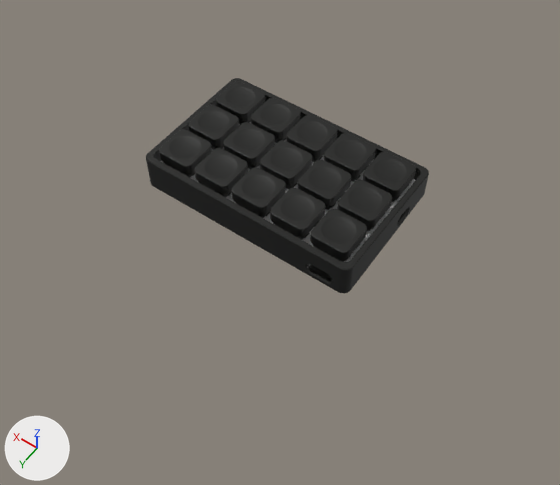
A saved change to the Blender file case/case.blend.
Rendered twice from a 50 mm lens placed at (-80.0, 155.0, 241.0), pointed at (42.0, -17.0, -29.0). The axes (+X, +Y, +Z) are drawn at lower left. The lights are the same throughout.

Objects in the first picture: 'Cube', 'briquet-rounded', 'case', 'kailh lp choc burnt orange'.
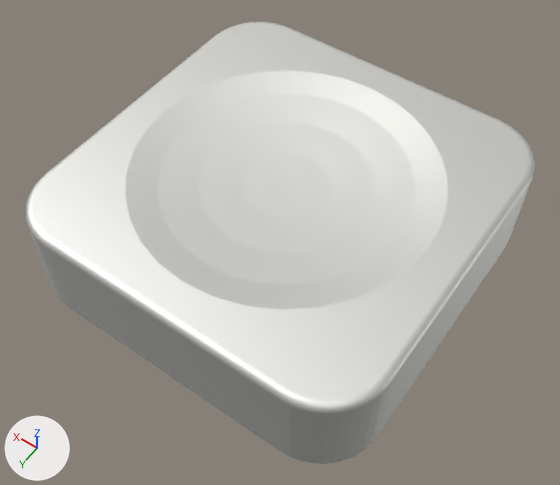
Location of each change, (x1, y1, x2, y2) in pixels of the pictures (560 x 485 px):
```json
{"object": "Cube", "change": "recoloured, moved, turned, rescaled, modifiers changed", "before": [159, 81, 416, 260], "after": [25, 22, 535, 464]}
{"object": "case", "change": "hidden", "before": [146, 78, 429, 293], "on screen": "black"}
{"object": "briquet-rounded", "change": "hidden", "before": [161, 122, 416, 262]}
{"object": "kailh lp choc burnt orange", "change": "hidden", "before": [163, 118, 409, 262], "on screen": "black"}
```

Scene script edits in JSON lines:
```json
{"op": "add", "block": "mat_nylon_6_6__white", "code": ["mat_nylon_6_6__white = principled_material('Nylon 6-6 (White)')", "mat_nylon_6_6__white.base_color = (0.973, 0.969, 0.929)  # white #fcfbf7", "mat_nylon_6_6__white.metallic = 1.0", "mat_nylon_6_6__white.roughness = 0.553", "mat_nylon_6_6__white.specular_ior_level = 1.0"]}
{"block": "me_cube_008", "where": "me_cube_008.from_pydata(...)  # 659 vertices, 615 faces; spans x -8.5..8.5, y -8.5..8.5, z -3.7..1.0"}
{"op": "remove", "block": "me_cube_008", "code": "me_cube_008.materials.append(mat_material)  # black #10110d"}
{"op": "add", "block": "me_cube_008", "code": "me_cube_008.materials.append(mat_nylon_6_6__white)  # white #fcfbf7"}
{"op": "add", "block": "ob_case", "code": "ob_case.hide_set(True)"}
{"op": "set", "path": "ob_briquet_rounded.location", "old": "(48.1, -29.1, -0.8)", "new": "(48.1, -29.4, -1.3)"}
{"op": "add", "block": "ob_briquet_rounded", "code": "ob_briquet_rounded.hide_set(True)"}
{"op": "remove", "block": "ob_cube", "code": "_m = ob_cube.modifiers.new('Array', 'ARRAY')"}
{"op": "remove", "block": "ob_cube", "code": "_m.count = 5"}
{"op": "remove", "block": "ob_cube", "code": "_m.use_constant_offset = True"}
{"op": "remove", "block": "ob_cube", "code": "_m.constant_offset_displace = (19.05, 0.0, 0.0)"}
{"op": "remove", "block": "ob_cube", "code": "_m.use_relative_offset = False"}
{"op": "remove", "block": "ob_cube", "code": "_m = ob_cube.modifiers.new('Array.001', 'ARRAY')"}
{"op": "remove", "block": "ob_cube", "code": "_m.count = 3"}
{"op": "remove", "block": "ob_cube", "code": "_m.use_constant_offset = True"}
{"op": "remove", "block": "ob_cube", "code": "_m.constant_offset_displace = (0.0, -19.05, 0.0)"}
{"op": "remove", "block": "ob_cube", "code": "_m.use_relative_offset = False"}
{"op": "add", "block": "ob_cube", "code": "ob_cube.parent = ob_briquet_case_v6"}
{"op": "set", "path": "ob_cube.location", "old": "(10.03, -10.03, 9.381)", "new": "(48.19, -9.709, 29.46)"}
{"op": "set", "path": "ob_cube.rotation_euler", "old": "(0.0, 0.0, 0.0)", "new": "(-1.571, 0.0, 0.0)", "note": "degrees (0, 0, 0) -> degrees (-90, 0, 0)"}
{"op": "set", "path": "ob_cube.scale", "old": "(1.0, 1.0, 1.0)", "new": "(10.0, 10.0, 10.0)"}
{"op": "set", "path": "ob_kailh_lp_choc_burnt_orange.location", "old": "(10.0, -10.0, 0.8)", "new": "(10.0, -10.4, 0.3)"}
{"op": "add", "block": "ob_kailh_lp_choc_burnt_orange", "code": "ob_kailh_lp_choc_burnt_orange.hide_set(True)"}
{"op": "add", "block": "ob_briquet_case_v6", "code": ["ob_briquet_case_v6 = bpy.data.objects.new('briquet_case v6', None)", "ob_briquet_case_v6.location = (0.0, 0.0, 0.0)", "ob_briquet_case_v6.rotation_euler = (1.571, 0.0, 0.0)  # degrees (90, 0, 0)"]}
```
